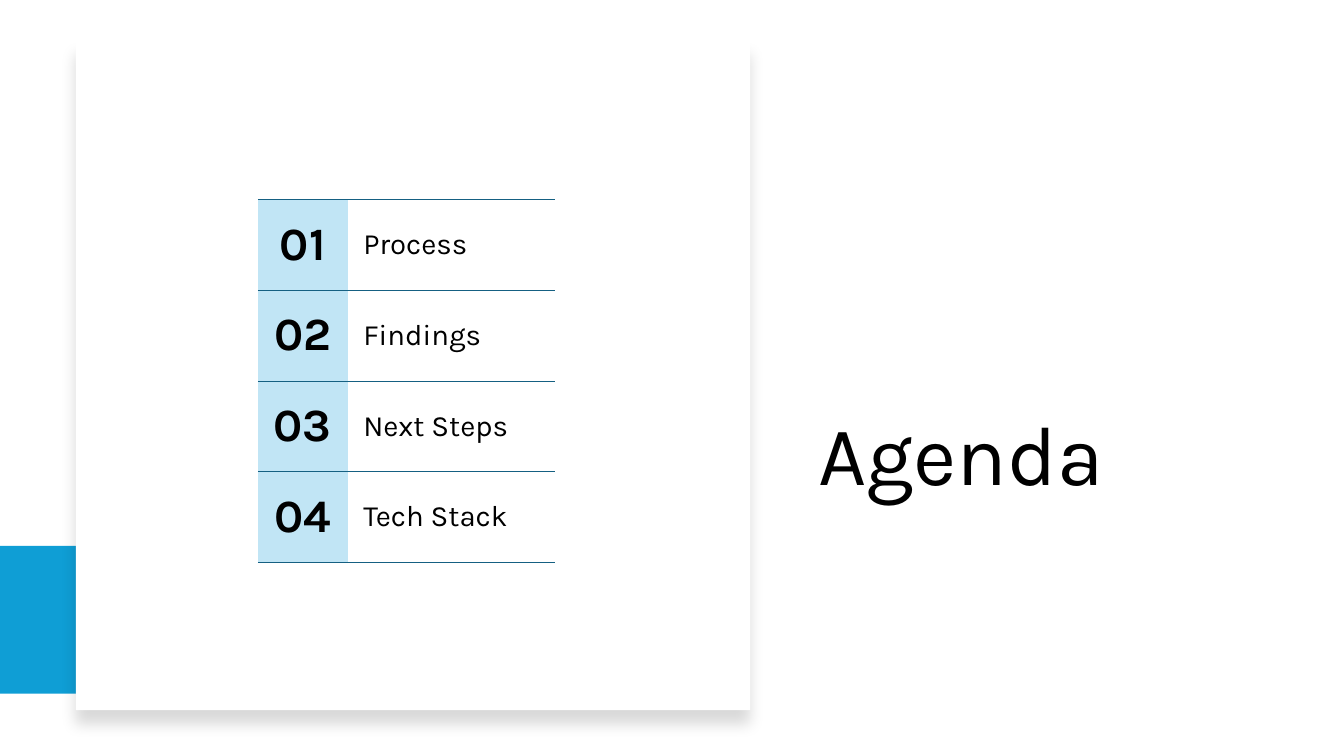
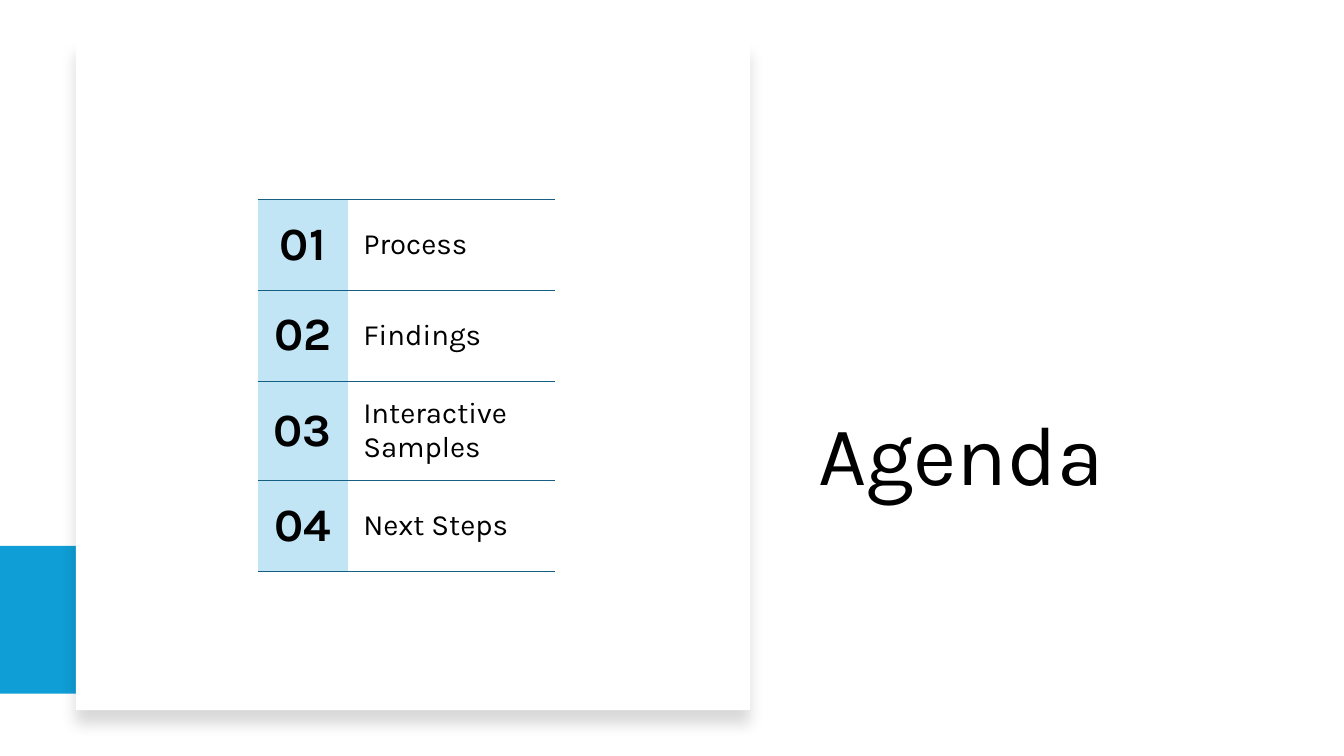
Before and after one commit to BensonJT/data_eng_exercise, a slide deck: slide 2 of Data Migration Analysis.pptx. Drawn at 1344x756 pixels with LibreOffice and Linux fonts; fonts in the diff are those of the drawing. Boxes give left, top, right and bottom in pixels: in the first picture for what was removed or moved away, otherwise in the second. Text is boxed around its words. In the diff, an @@ line names an element or a change of style, - is before the commit and + after.

```diff
--- a/Data Migration Analysis.pptx
+++ b/Data Migration Analysis.pptx
@@ table at box(258, 200, 556, 574) @@
-row 3, column 2: Next Steps
+row 3, column 2: Interactive Samples
-row 4, column 2: Tech Stack
+row 4, column 2: Next Steps
```
Also in this commit, not shown: 6 other slides changed, 4 slides added, 1 slide removed, 1 other file.
